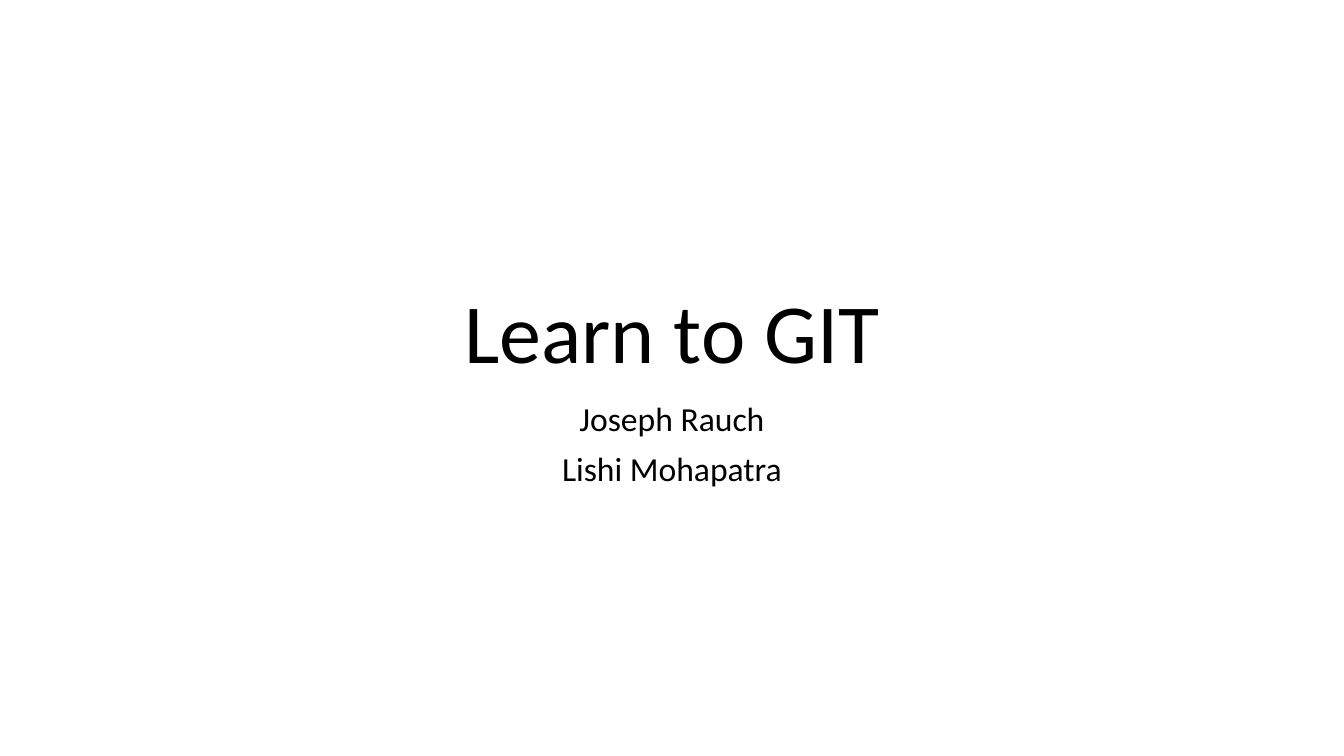
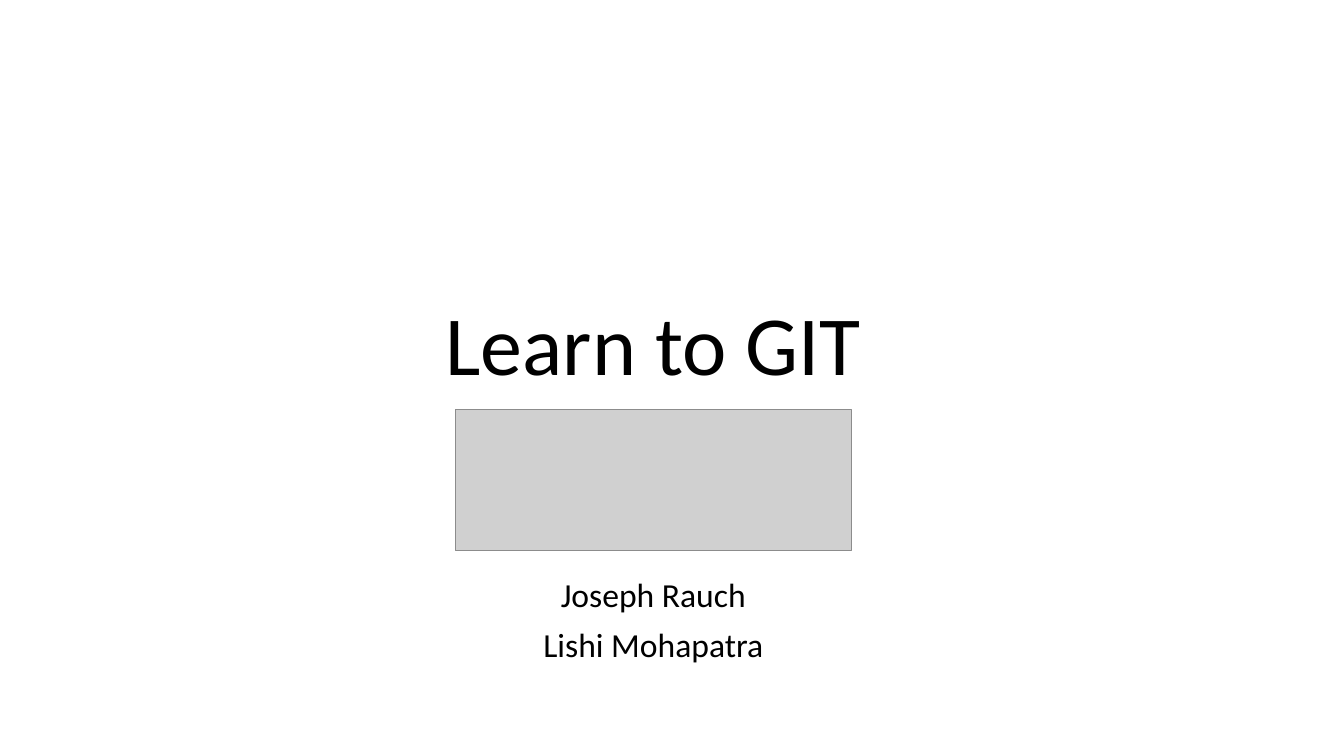
Before and after one commit to jwrauch/git-group-meeting-presentation, a slide deck: slide 1 of learn-to-git.pptx. Drawn at 1344x756 pixels with LibreOffice and Linux fonts; fonts in the diff are those of the drawing; grey boxes stand for pictures. Boxes give left, top, right and bottom in pixels: in the first picture for what was removed or moved away, otherwise in the second. Text is boxed around its words. In the diff, an @@ line names an element or a change of style, - is before the commit and + after.

```diff
--- a/learn-to-git.pptx
+++ b/learn-to-git.pptx
@@ title "Learn to GIT": place and size @@
-title "Learn to GIT" at (464,308,879,364)
+title "Learn to GIT" at (446,320,861,376)
@@ picture added at (456,410,852,552) @@
@@ subtitle "Joseph Rauch": place and size @@
-subtitle "Joseph Rauch" at (562,407,782,487)
+subtitle "Joseph Rauch" at (543,583,763,663)
```
Also in this commit, not shown: 1 other slide changed, 1 slide added.
